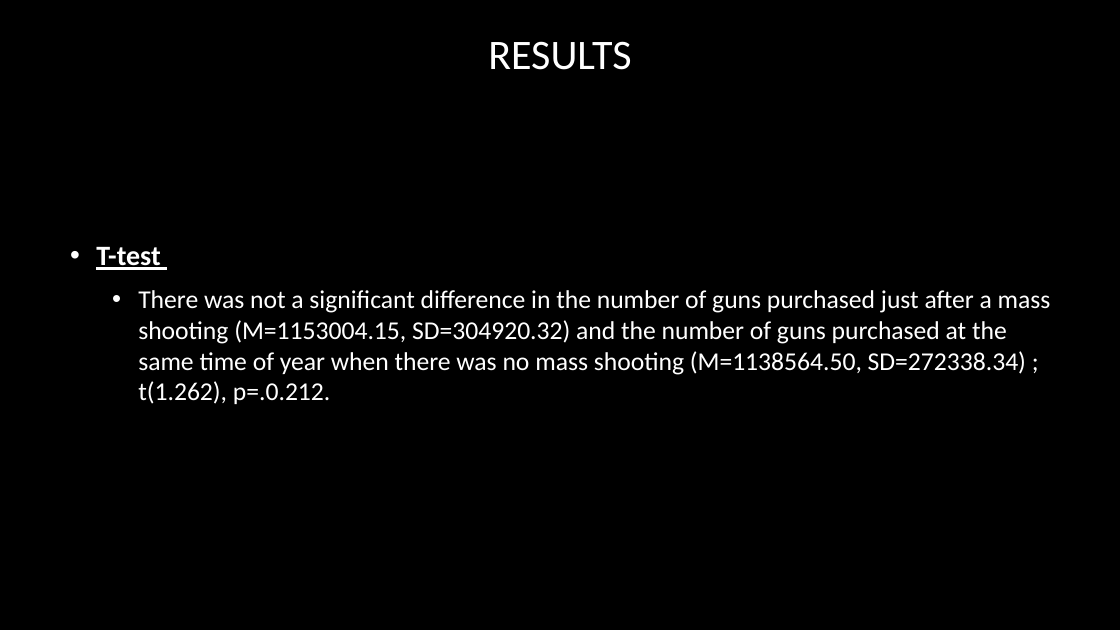
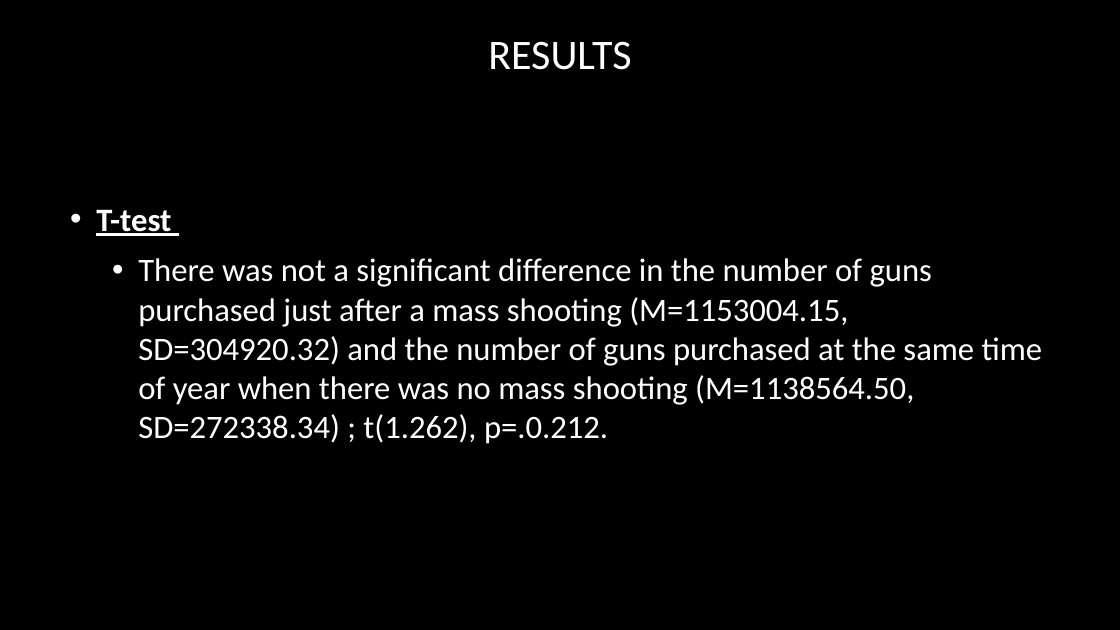
Before and after one commit to tmartinez52/Driving-Gun-Sales, a slide deck: slide 28 of Data Merged/Mass Shooting and Gun purchases in U.S.A .pptx (slide 26 before the commit). Drawn at 1120x630 pixels with LibreOffice and Linux fonts; fonts in the diff are those of the drawing; background and template pictures are left out. Boxes give left, top, right and bottom in pixels: in the first picture for what was removed or moved away, otherwise in the second. Text is boxed around its words. In the diff, an @@ line names an element or a change of style, - is before the commit and + after.

```diff
--- a/Data Merged/Mass Shooting and Gun purchases in U.S.A .pptx
+++ b/Data Merged/Mass Shooting and Gun purchases in U.S.A .pptx
@@ text "T-test" at (96,209,1043,444): size 24 to 28 pt in "T-test"; size 22 to 28 pt @@
```
Also in this commit, not shown: 7 other slides changed, 4 slides added, 1 other file.
